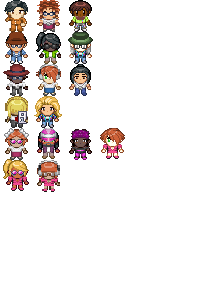
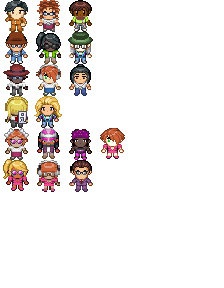
Revision of a layered 224 × 288 image; what changed, layer by layer:
added layer "Avatar Law" above "Avatar-Info" over [69, 160, 93, 192]
